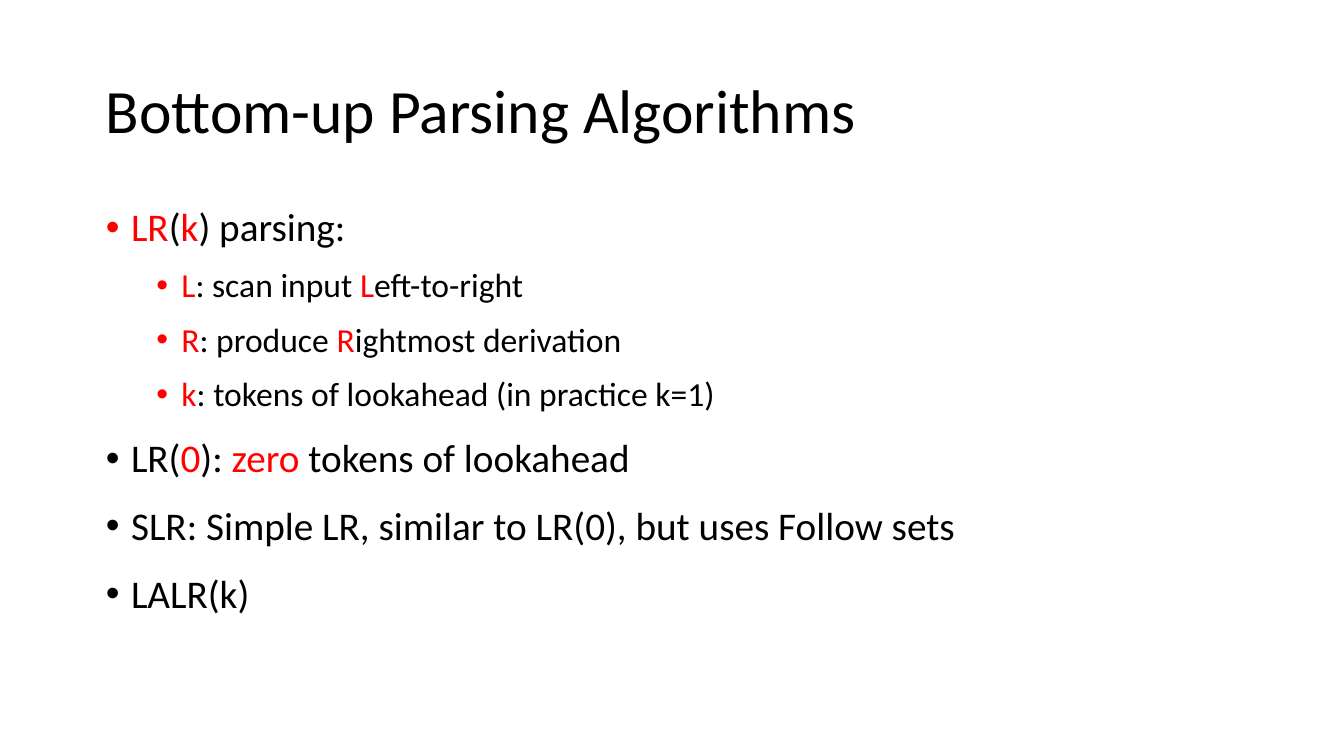
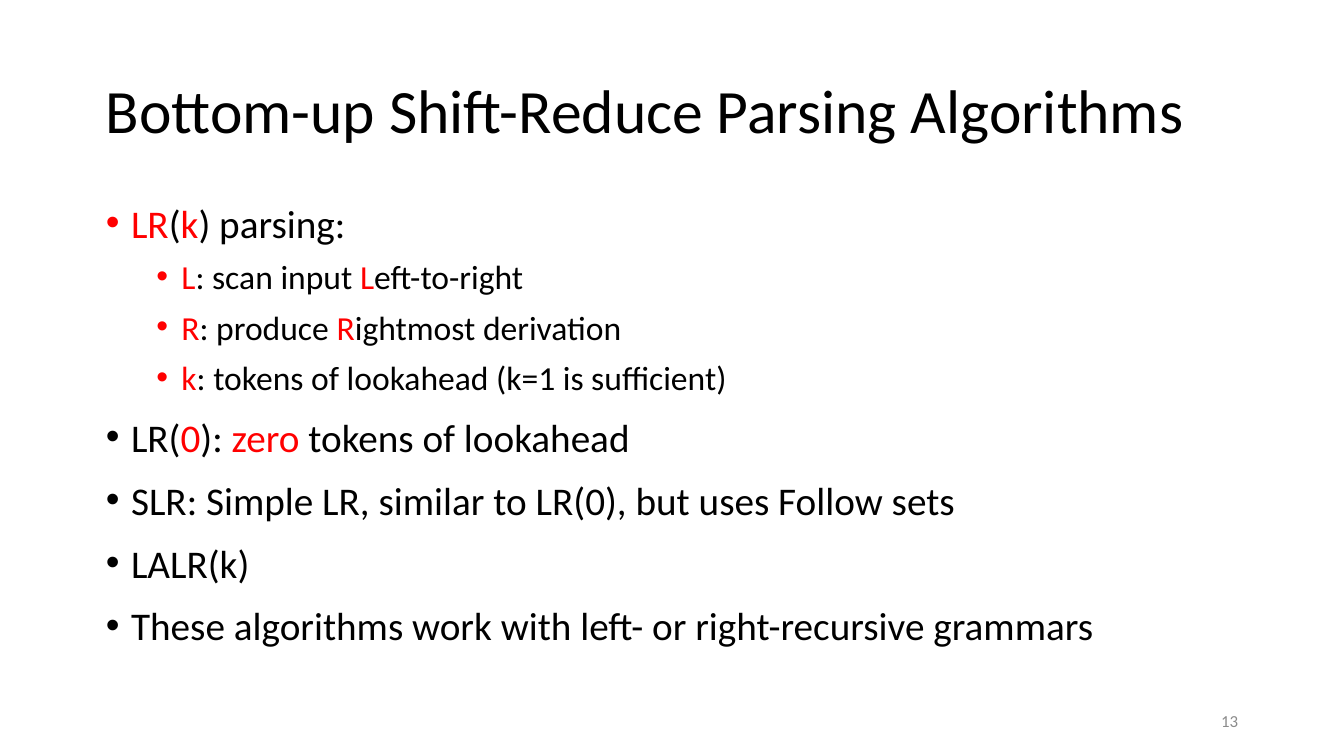
Before and after one commit to anoopsarkar/compilers-class, a slide deck: slide 13 of assets/ppt/parsing/lr1-shift-reduce-parsing.pptx (slide 16 before the commit). Drawn at 1344x756 pixels with LibreOffice and Linux fonts; fonts in the diff are those of the drawing. Boxes give left, top, right and bottom in pixels: in the first picture for what was removed or moved away, otherwise in the second. Text is boxed around its words. In the diff, an @@ line names an element or a change of style, - is before the commit and + after.

Commit message:
videos for parsing week 1

```diff
--- a/assets/ppt/parsing/lr1-shift-reduce-parsing.pptx
+++ b/assets/ppt/parsing/lr1-shift-reduce-parsing.pptx
@@ title at <box>106,90,1183,144</box>: text changed @@
-Bottom-up Parsing Algorithms
+Bottom-up Shift-Reduce Parsing Algorithms
@@ text at <box>131,209,955,584</box>: line spacing 0.9 to 0.8 @@
@@ text at <box>181,365,726,395</box>: text changed @@
-  • k: tokens of lookahead (in practice k=1)
+  • k: tokens of lookahead (k=1 is sufficient)
@@ text at <box>131,612,1093,647</box>: paragraph added @@
+• These algorithms work with left- or right-recursive grammars
@@ page number added at <box>1221,716,1238,727</box>, 9 pt, text #8C8C8C @@
+13
```
Also in this commit, not shown: 11 other slides changed, 2 slides added, 4 slides removed, 3 other files.
